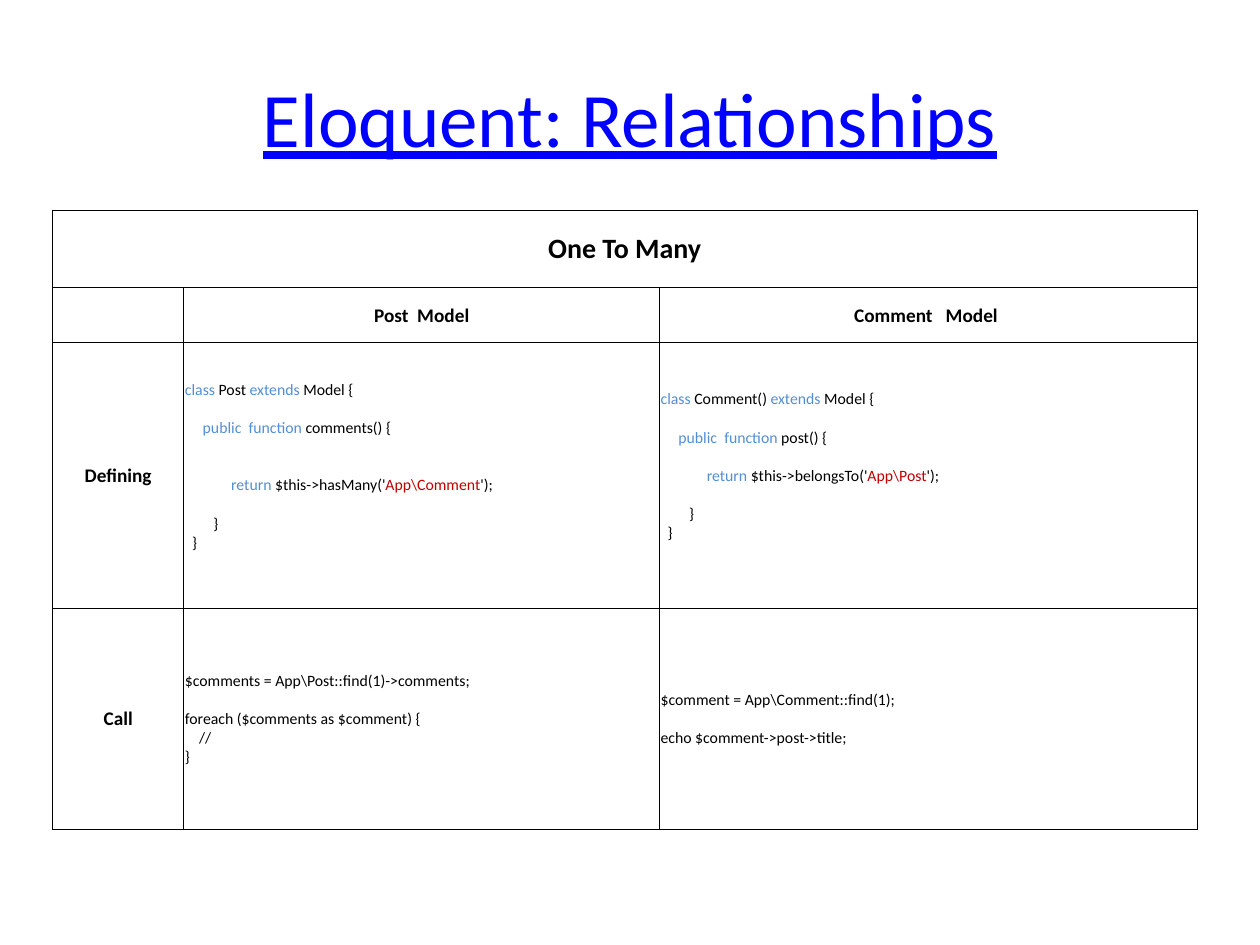
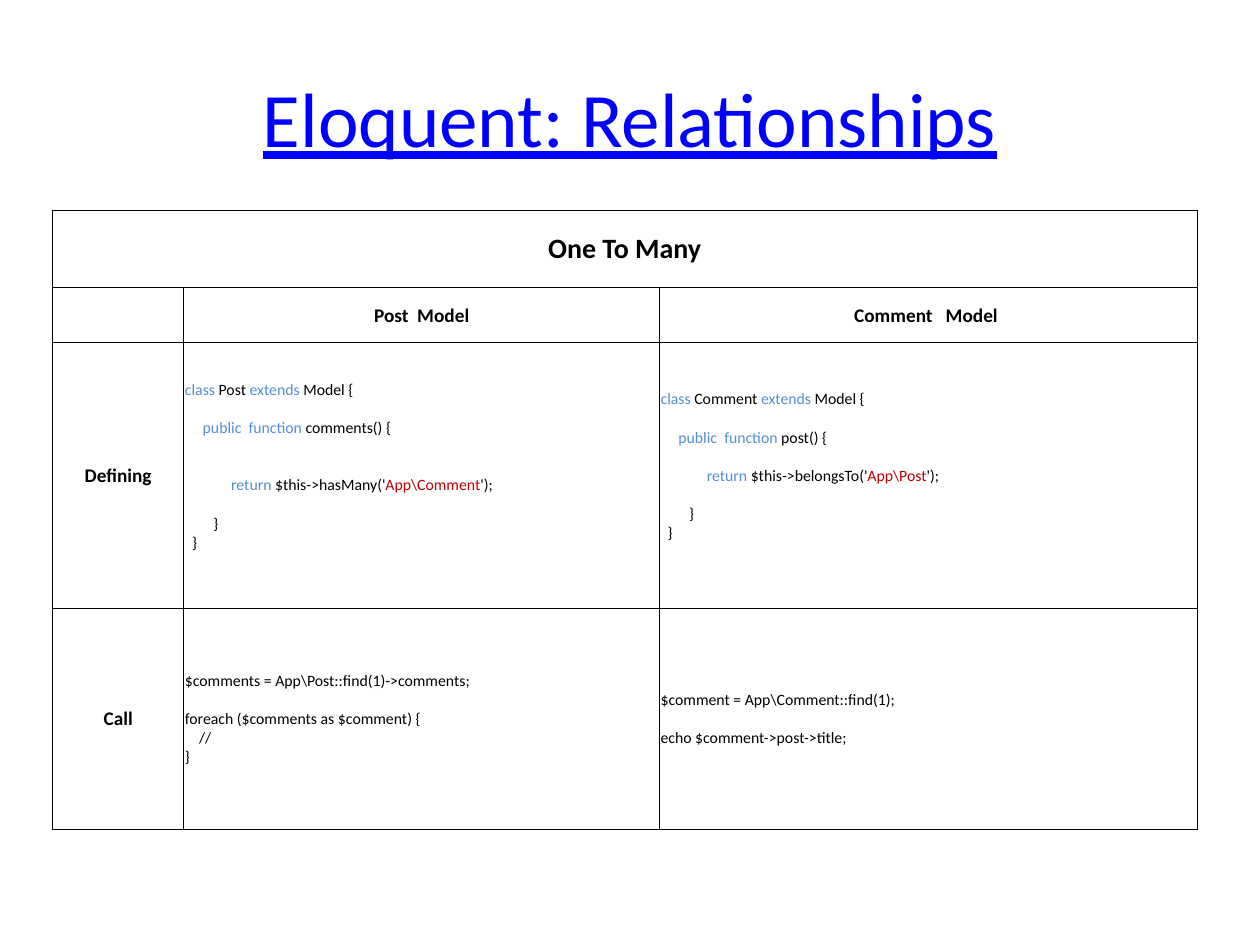
Before and after one commit to TarekSherif/LaravelCourse, a slide deck: slide 6 of 1-PPT/7-Model (CRUD)/7-Laravel Model.pptx. Drawn at 1260x945 pixels with LibreOffice and Linux fonts; fonts in the diff are those of the drawing. Boxes give left, top, right and bottom in pixels: in the first picture for what was removed or moved away, otherwise in the second. Text is boxed around its words. In the diff, an @@ line names an element or a change of style, - is before the commit and + after.

```diff
--- a/1-PPT/7-Model (CRUD)/7-Laravel Model.pptx
+++ b/1-PPT/7-Model (CRUD)/7-Laravel Model.pptx
@@ table at (53, 210, 1197, 830) @@
-row 3, column 3: class Comment() extends Model { / public function post() { / return $this->belongsTo('App\Post'); } }
+row 3, column 3: class Comment extends Model { / public function post() { / return $this->belongsTo('App\Post'); } }
```
Also in this commit, not shown: 19 other files.
